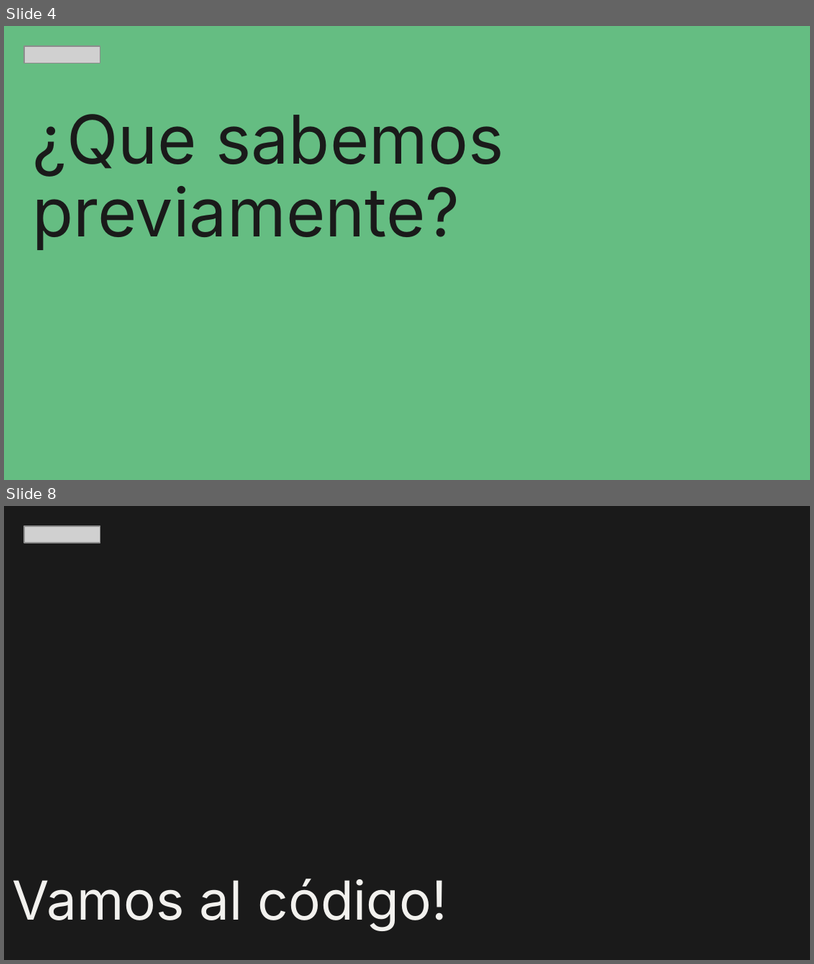
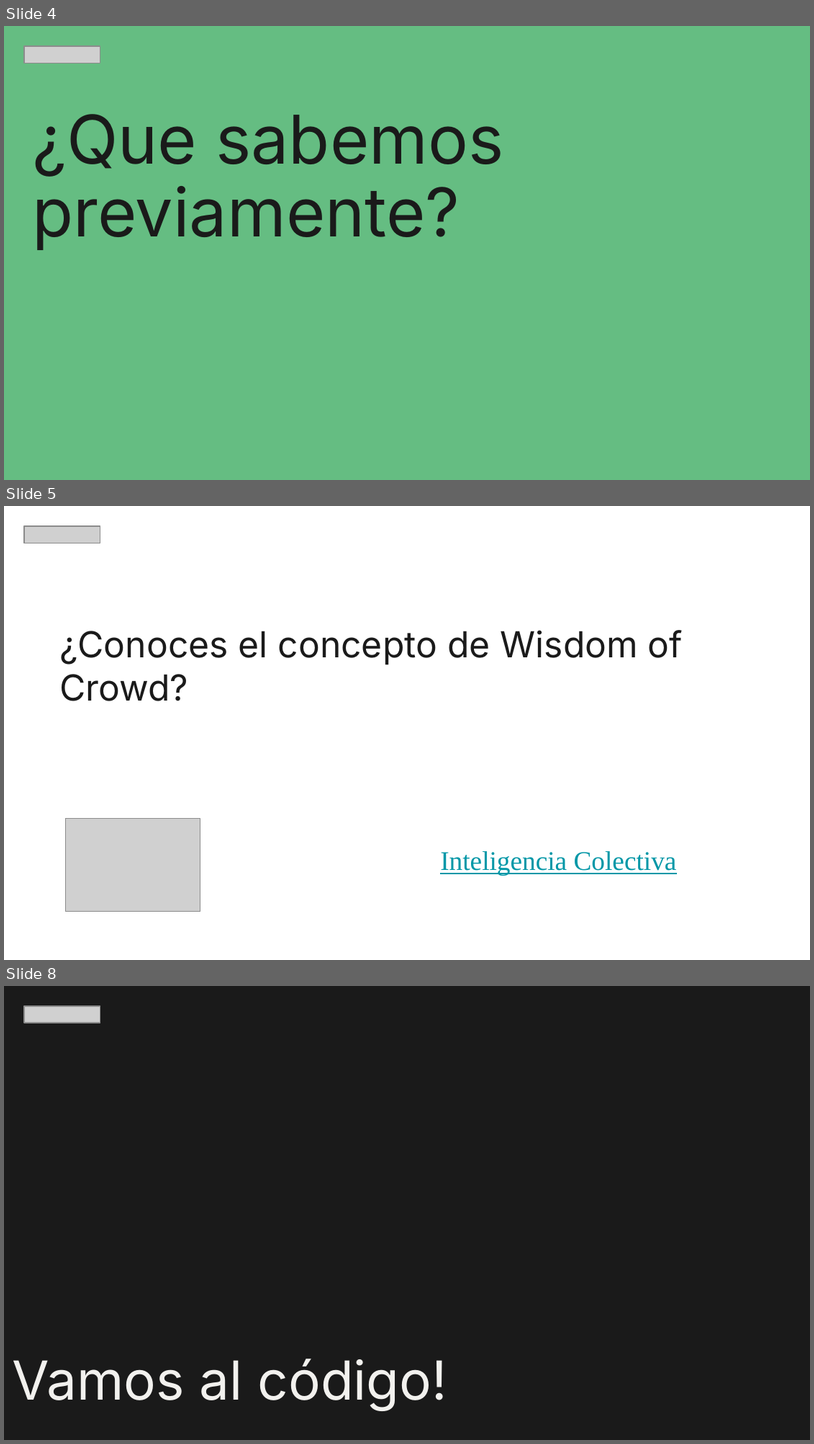
Before and after one commit to zyntonyson/bootcamp_ds_da, a slide deck: 14-ds-metodos-numericos/28-ensambles.pptx. Shown one above the other, each under a label of ours: slides 4 and 8 before the commit, slides 4, 5 and 8 after it; the slides between them are not shown. The pictures are 814x964 and 814x1444 pixels, drawn with LibreOffice and Linux fonts; fonts in the diff are those of the drawing; grey boxes stand for pictures. Boxes give left, top, right and bottom in pixels: in the first picture for what was removed or moved away, otherwise in the second. Text is boxed around its words. In the diff, an @@ line names an element or a change of style, - is before the commit and + after.

```diff
--- a/14-ds-metodos-numericos/28-ensambles.pptx
+++ b/14-ds-metodos-numericos/28-ensambles.pptx
@@ slide 5 added at <box>4,506,810,960</box>, background #FFFFFF @@
@@ picture added at <box>24,526,100,543</box> @@
@@ text added at <box>59,630,683,701</box>, 32 pt, text #1A1A1A @@
+¿Conoces el concepto de Wisdom of Crowd?
@@ picture added at <box>66,818,201,911</box> @@
@@ text added at <box>440,851,677,875</box>, 24 pt, text #0097A7, underline @@
+Inteligencia Colectiva
```
Also in this commit, not shown: 1 slide changed, 1 slide removed, 3 other files.
